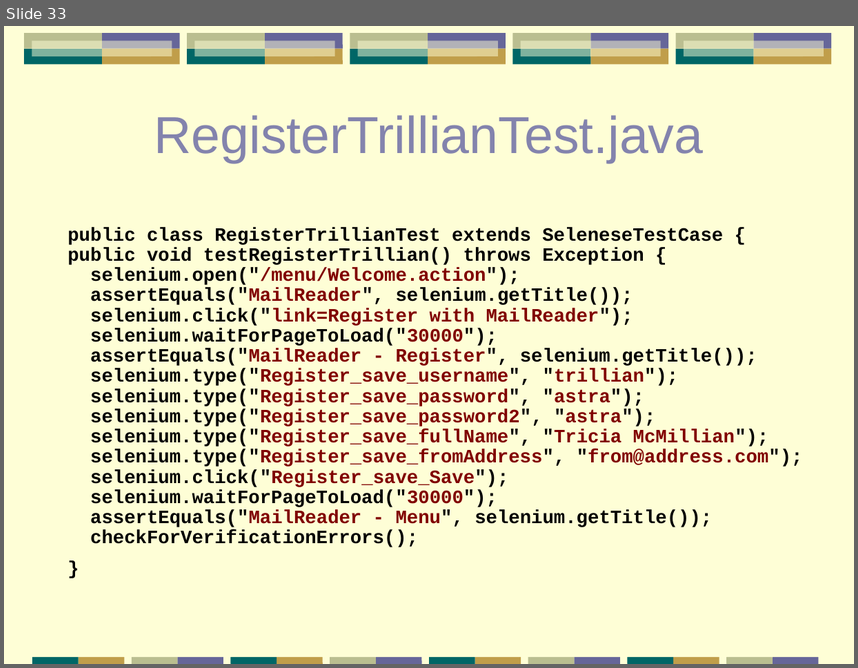
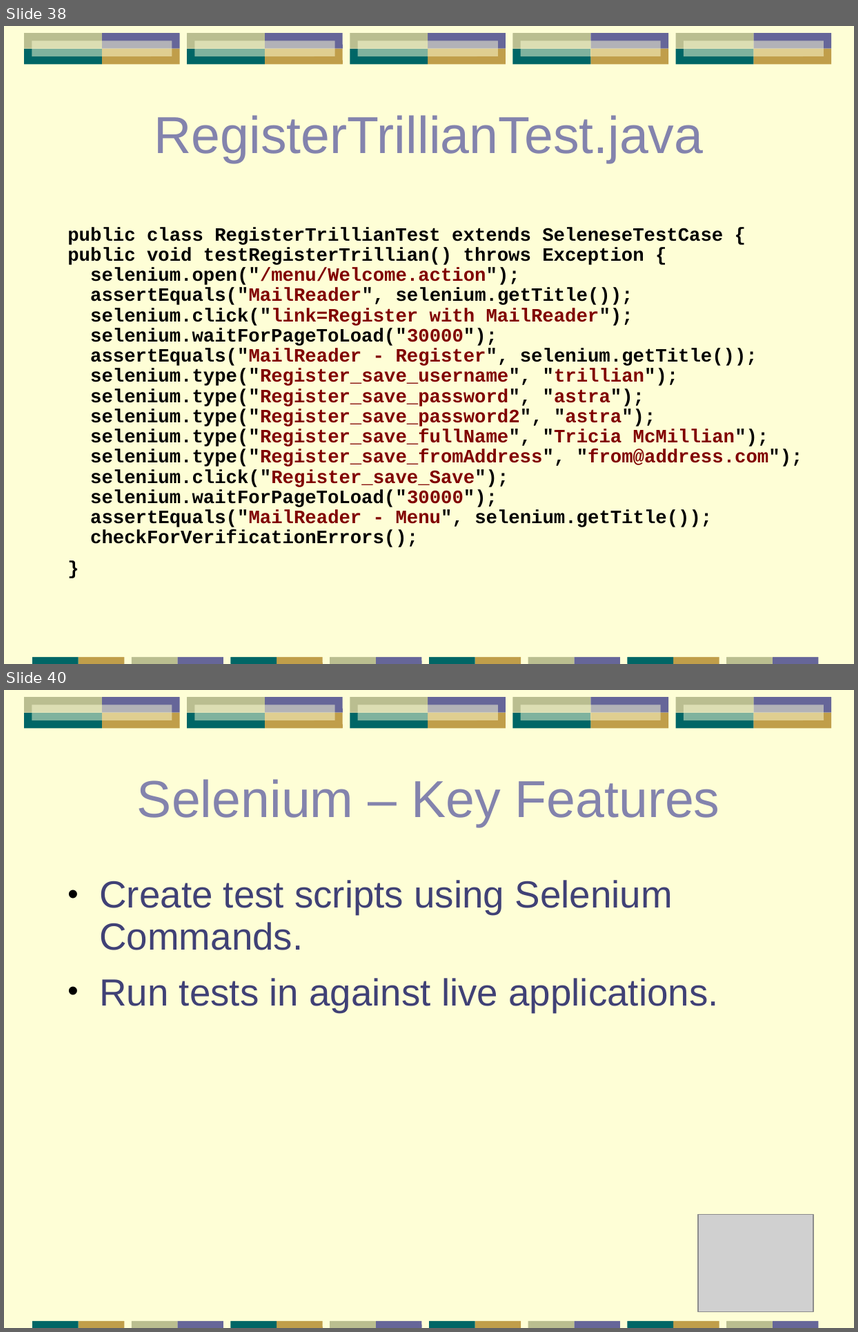
Before and after one commit to papuapost/yazaar, a slide deck: articles/testing-tools/testing-apps.ppt. Shown one above the other, each under a label of ours: slide 33 before the commit, slides 38 and 40 after it; the slides between them are not shown. The pictures are 858x668 and 858x1332 pixels, drawn with LibreOffice and Linux fonts; fonts in the diff are those of the drawing; grey boxes stand for pictures. Boxes give left, top, right and bottom in pixels: in the first picture for what was removed or moved away, otherwise in the second. Text is boxed around its words. In the diff, an @@ line names an element or a change of style, - is before the commit and + after.

```diff
--- a/articles/testing-tools/testing-apps.ppt
+++ b/articles/testing-tools/testing-apps.ppt
@@ slide 40 added at [4, 690, 854, 1328], background #FEFED6; not listed: 41 template elements that a slide beside it also shows @@
@@ title added at [137, 779, 720, 827], 44 pt, text #8383AD @@
+Selenium – Key Features
@@ text added at [99, 880, 718, 1012], 32 pt, text #404176 @@
+• Create test scripts using Selenium Commands.
+• Run tests in against live applications.
@@ picture added at [699, 1214, 813, 1312] @@
@@ what was slide 33 is now slide 38 @@
```
Also in this commit, not shown: 21 slides changed, 11 other slides added, 4 slides removed, 1 other file.
